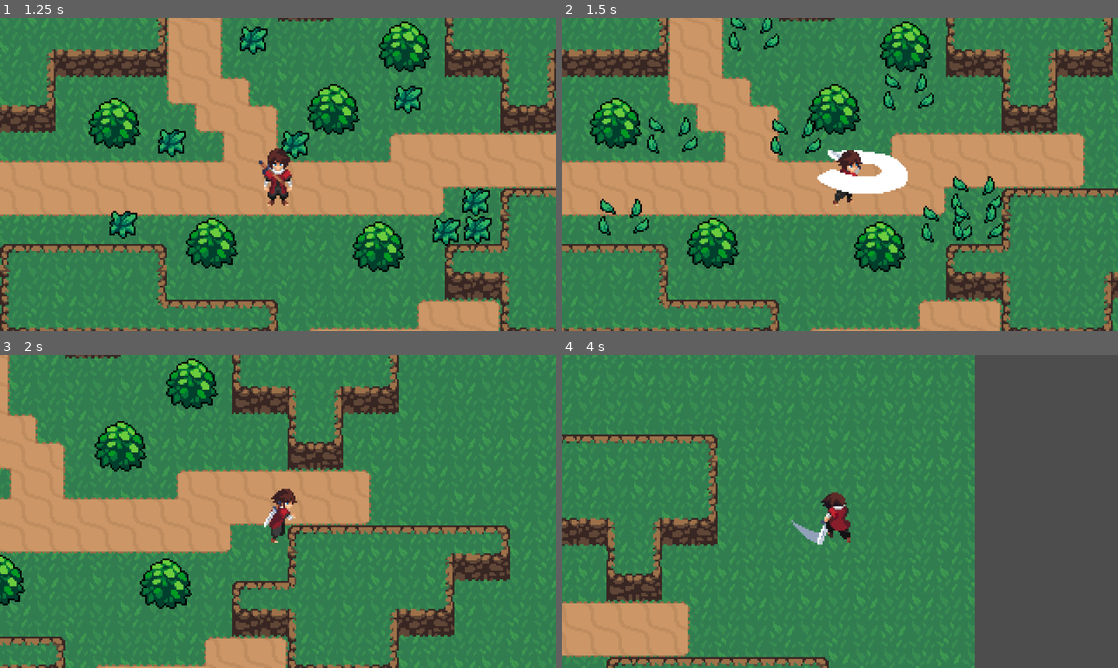
Above: before the commit, frames 1-4 (two rows, left to right).
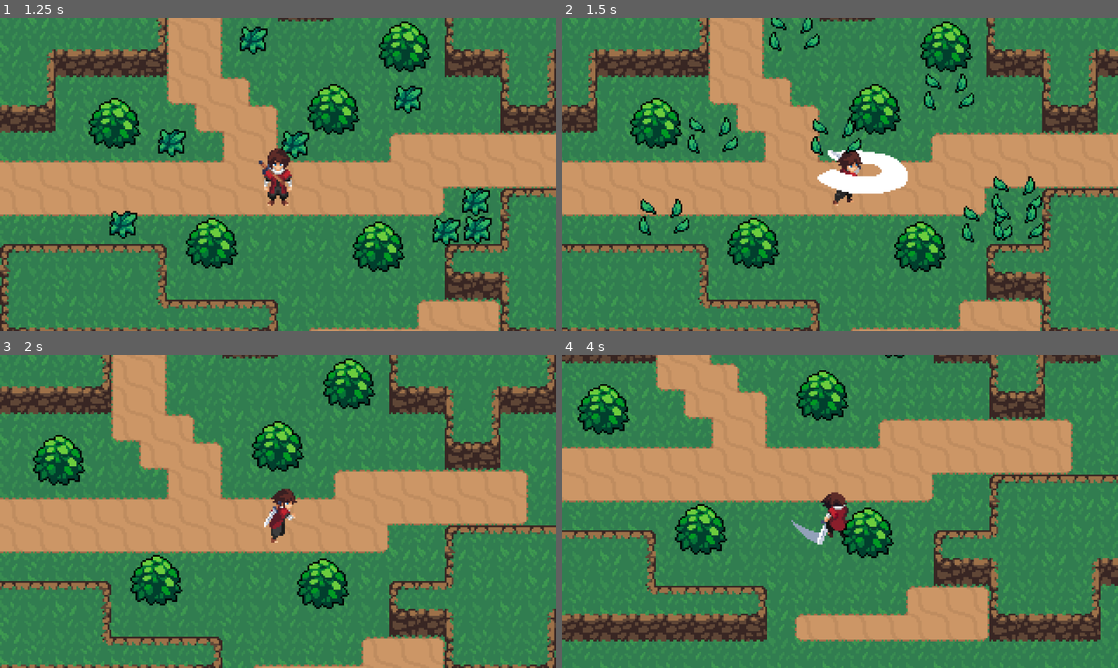
Above: after the commit, the same moments.

Repository: MisterBaiter/bobabobek
Game: Godot game, scene res://menu.tscn
The game is run twice, just before and just after one commit, with the same random seed, the same clock (stepped at 60 frames per second) and the same inputs.
Inputs (mouse positions are in pixels of both pictures, inside the frame that each line leads up to):
- Up to frame 1 (1.25 s): click "Start" at 0.5 s
- Up to frame 2 (1.5 s): move the mouse to (962, 158) at 1.27 s; hold Right (ui_right) from 1.28 s (still down); click (962, 158) at 1.35 s
- Up to frame 3 (2 s): keep holding Right (ui_right)
- Up to frame 4 (4 s): move the mouse to (728, 527) at 2.02 s; release Right (ui_right) at 2.03 s; hold Down (ui_down) 2.03-2.78 s; click (728, 527) at 2.1 s; move the mouse to (895, 442) at 2.77 s; hold Right (ui_right) 2.78-3.53 s; click (895, 442) at 2.85 s; move the mouse to (812, 574) at 3.52 s; hold Up (ui_up) from 3.53 s (still down); click (812, 574) at 3.6 s

Frame 1 is identical in both runs. In frame 2, 39% of the frame differs, in the area x 0-100%, y 0-100%; in frame 3, 45%; in frame 4, 65%.

Commit message:
Utok posledni uprava s pohybem

Diff:
--- a/Player/srac.gd
+++ b/Player/srac.gd
@@ -77,7 +77,7 @@
 	if Input.is_action_just_pressed("ui_attack") and not is_attacking: #protekce proti spamu, možná pak odendat uvidíme
 			is_attacking = true
 			attack_timer = attack_cooldown
-			#velocity = Vector2.ZERO
+			velocity = Vector2.ZERO
 
 	update_animation(input_direction)
 	move_and_slide() # pohyb postavy
